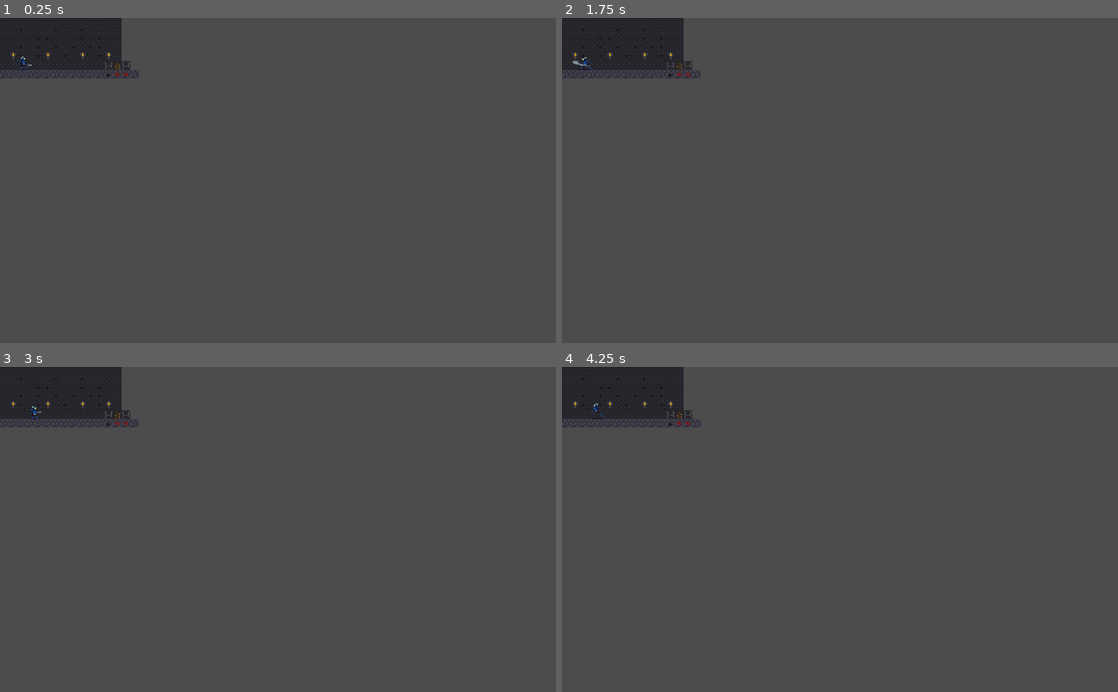
Above: before the commit, frames 1-4 (two rows, left to right).
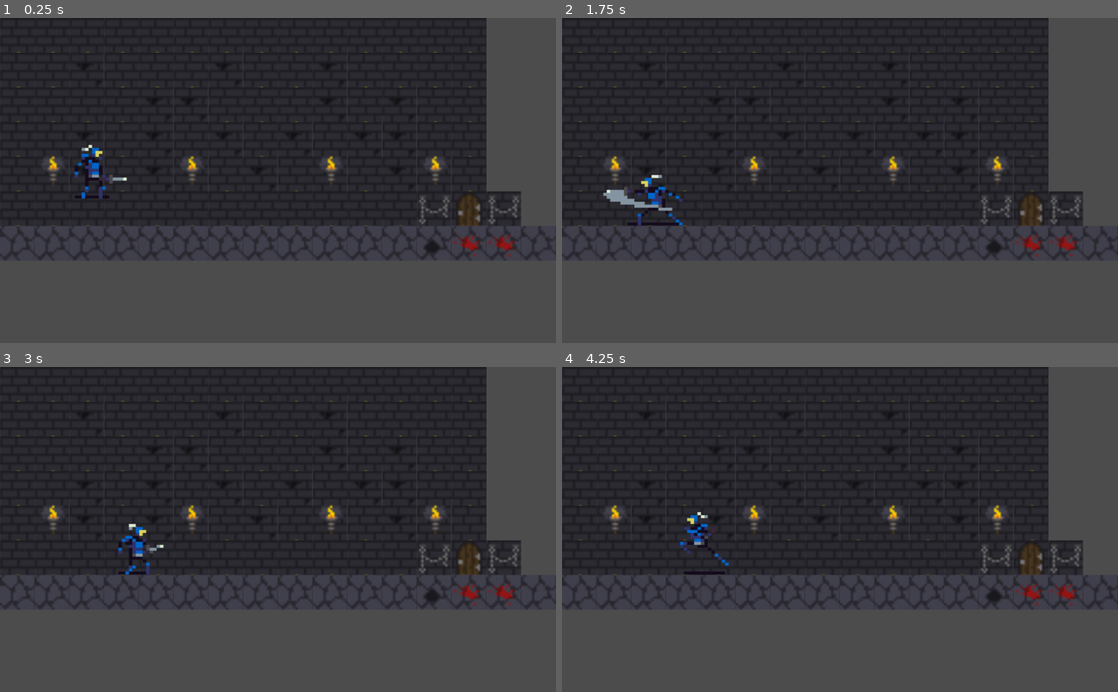
Above: after the commit, the same moments.

Repository: DEDaWil/game_heh
Game: Godot game, scene res://scenes/level.tscn
Same seed, same stepped clock (60 frames per second), same inputs: the game is played once before the commit and once after it.
Inputs (mouse positions are in pixels of both pictures, inside the frame that each line leads up to):
- Up to frame 1 (0.25 s): no input
- Up to frame 2 (1.75 s): move the mouse to (962, 164) at 0.52 s; hold D (player_right) 0.53-1.28 s; click (962, 164) at 0.6 s; move the mouse to (728, 196) at 1.27 s; hold A (player_left) from 1.28 s (still down); click (728, 196) at 1.35 s
- Up to frame 3 (3 s): move the mouse to (333, 458) at 2.02 s; release A (player_left) at 2.03 s; hold D (player_right) from 2.03 s (still down); click (333, 458) at 2.1 s; move the mouse to (250, 594) at 2.77 s; click (250, 594) at 2.85 s
- Up to frame 4 (4.25 s): move the mouse to (1006, 578) at 3.52 s; release D (player_right) at 3.53 s; hold A (player_left) from 3.53 s (still down); click (1006, 578) at 3.6 s

The runs differ from the first frame. In frame 1, 55% of the frame differs, in the area x 0-100%, y 0-75%; in frame 2, 55%; in frame 3, 55%; in frame 4, 55%.

Commit message:
increase level size

Diff:
--- a/scenes/level.tscn
+++ b/scenes/level.tscn
@@ -267,6 +267,7 @@
 16/z_index = 0
 
 [node name="TileMap" type="TileMap"]
+scale = Vector2( 4, 4 )
 tile_set = SubResource( 1 )
 cell_size = Vector2( 16, 16 )
 format = 1
@@ -274,3 +275,4 @@
 
 [node name="Player" parent="." instance=ExtResource( 2 )]
 position = Vector2( 42.0465, 45.5794 )
+run_speed = 400
